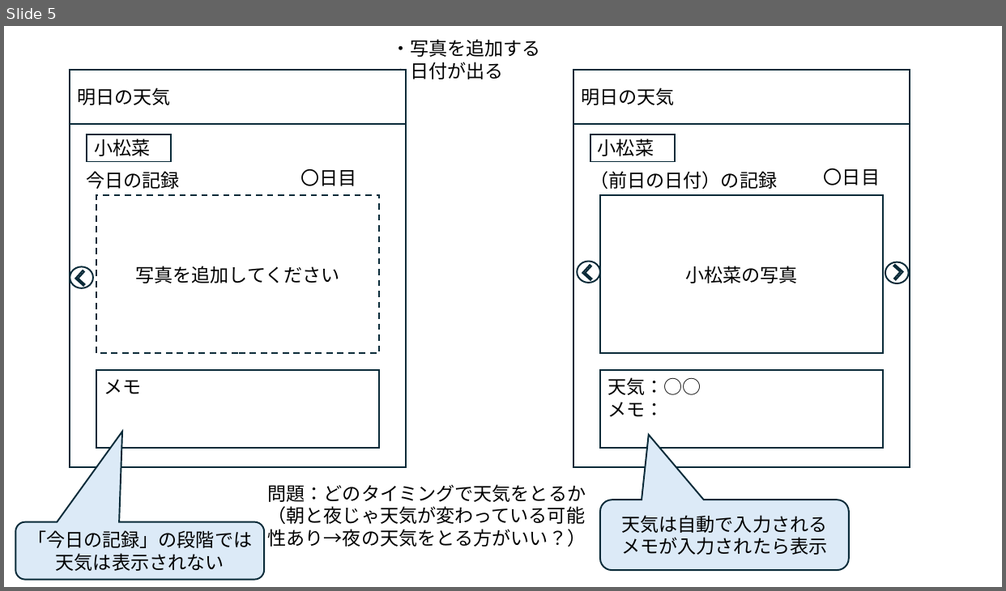
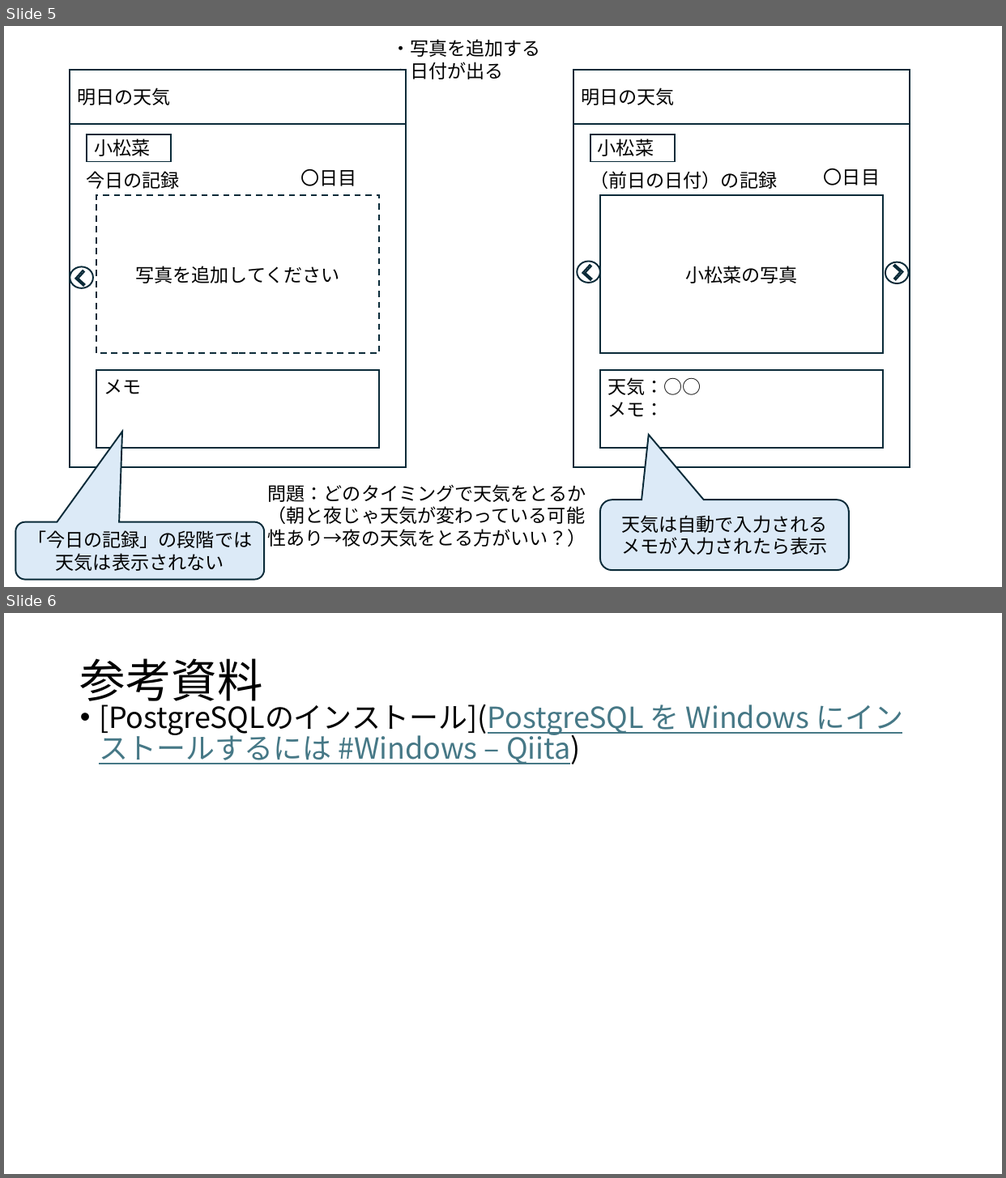
Before and after one commit to matsuri002/Gaedening_Diary, a slide deck: 栽培管理アプリ.pptx. Shown one above the other, each under a label of ours: slide 5 before the commit, slides 5 and 6 after it. The pictures are 1006x591 and 1006x1178 pixels, drawn with LibreOffice and Linux fonts; fonts in the diff are those of the drawing. Boxes give left, top, right and bottom in pixels: in the first picture for what was removed or moved away, otherwise in the second. Text is boxed around its words. In the diff, an @@ line names an element or a change of style, - is before the commit and + after.

```diff
--- a/栽培管理アプリ.pptx
+++ b/栽培管理アプリ.pptx
@@ slide 6 added at (x1=4, y1=613, x2=1002, y2=1174), background #FFFFFF @@
@@ title added at (x1=80, y1=658, x2=263, y2=709), 44 pt, text #000000 @@
+参考資料
@@ text added at (x1=99, y1=698, x2=903, y2=764), 28 pt, text #467886, underline @@
+• [PostgreSQLのインストール](PostgreSQL を Windows にインストールするには #Windows – Qiita)
```
Also in this commit, not shown: 7 other files.
